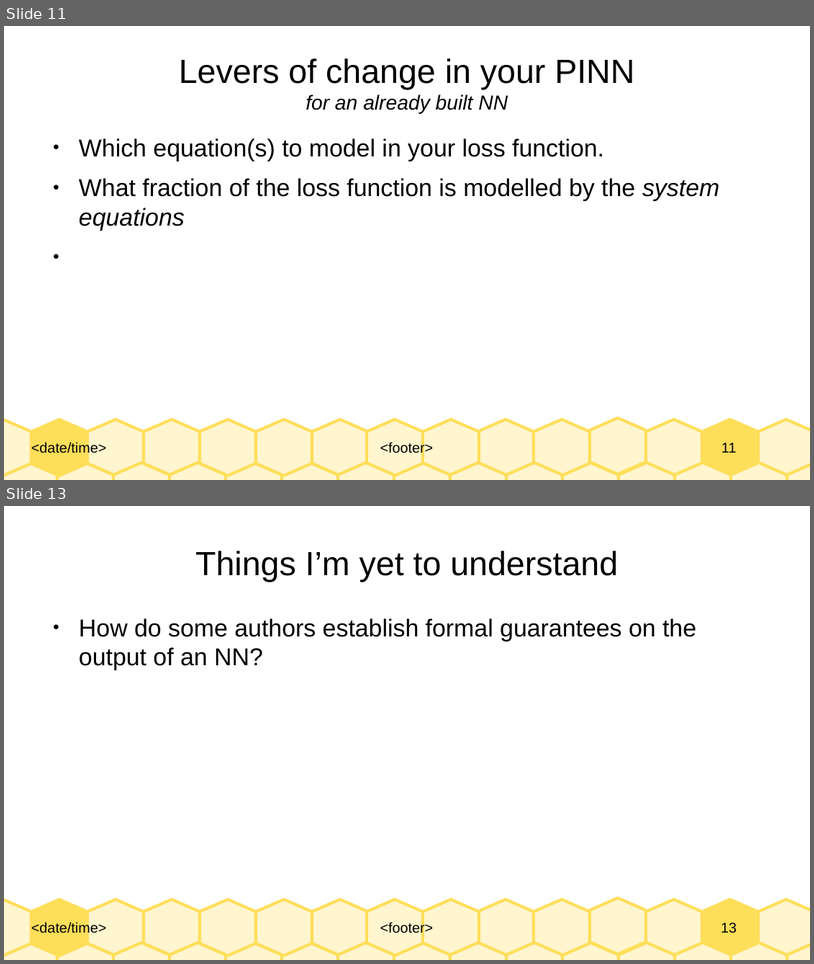
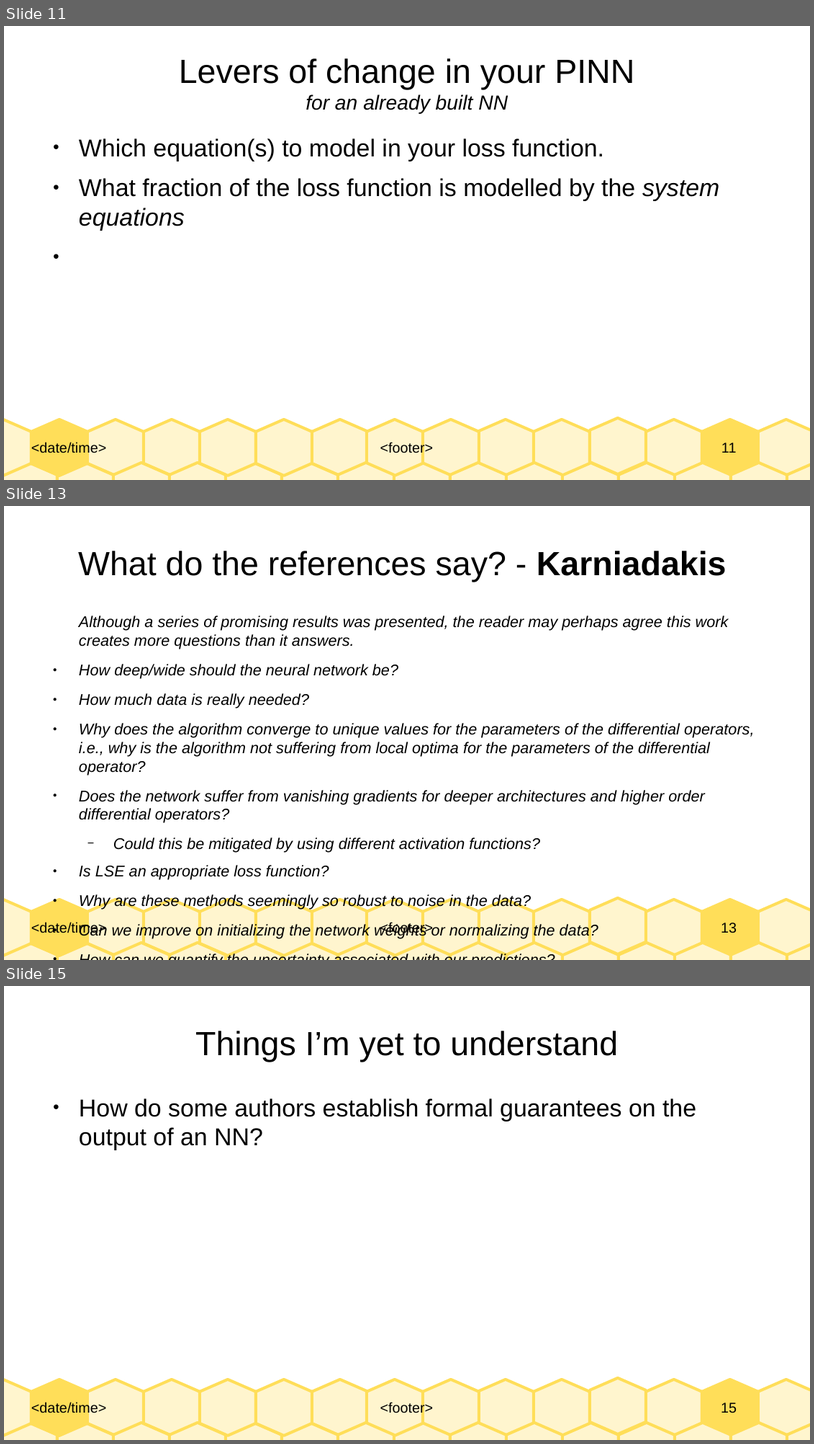
Before and after one commit to Realife-Brahmin/OriginalDocsHub, a slide deck: research_showcase/physicsInformedNeuralNetworks_aryan_ritwajeet_jha.odp. Shown one above the other, each under a label of ours: slides 11 and 13 before the commit, slides 11, 13 and 15 after it; the slides between them are not shown. The pictures are 814x964 and 814x1444 pixels, drawn with LibreOffice and Linux fonts; fonts in the diff are those of the drawing. Boxes give left, top, right and bottom in pixels: in the first picture for what was removed or moved away, otherwise in the second. Text is boxed around its words. In the diff, an @@ line names an element or a change of style, - is before the commit and + after.

Commit message:
questions added.

```diff
--- a/research_showcase/physicsInformedNeuralNetworks_aryan_ritwajeet_jha.odp
+++ b/research_showcase/physicsInformedNeuralNetworks_aryan_ritwajeet_jha.odp
@@ slide 13 added at bbox=[4, 506, 810, 960], background #FFFFFF; not listed: 33 template elements that a slide beside it also shows @@
@@ title added at bbox=[78, 551, 727, 582], 33 pt, text #000000 @@
+What do the references say? - Karniadakis
@@ text added at bbox=[79, 615, 754, 939], 15.3 pt, text #000000, italic @@
+Although a series of promising results was presented, the reader may perhaps agree this work creates more questions than it answers.
+● How deep/wide should the neural network be?
+● How much data is really needed?
+● Why does the algorithm converge to unique values for the parameters of the differential operators, i.e., why is the algorithm not suffering from local optima for the parameters of the differential operator?
+● Does the network suffer from vanishing gradients for deeper architectures and higher order differential operators?
+  − Could this be mitigated by using different activation functions?
+● Is LSE an appropriate loss function?
+● Why are these methods seemingly so robust to noise in the data?
+● Can we improve on initializing the network weights or normalizing the data?
+● How can we quantify the uncertainty associated with our predictions?
@@ what was slide 13 is now slide 15 @@
@@ page number at bbox=[721, 1402, 737, 1413]: text changed @@
-13
+15
```
Also in this commit, not shown: 5 slides changed, 1 other slide added, 1 other file.
